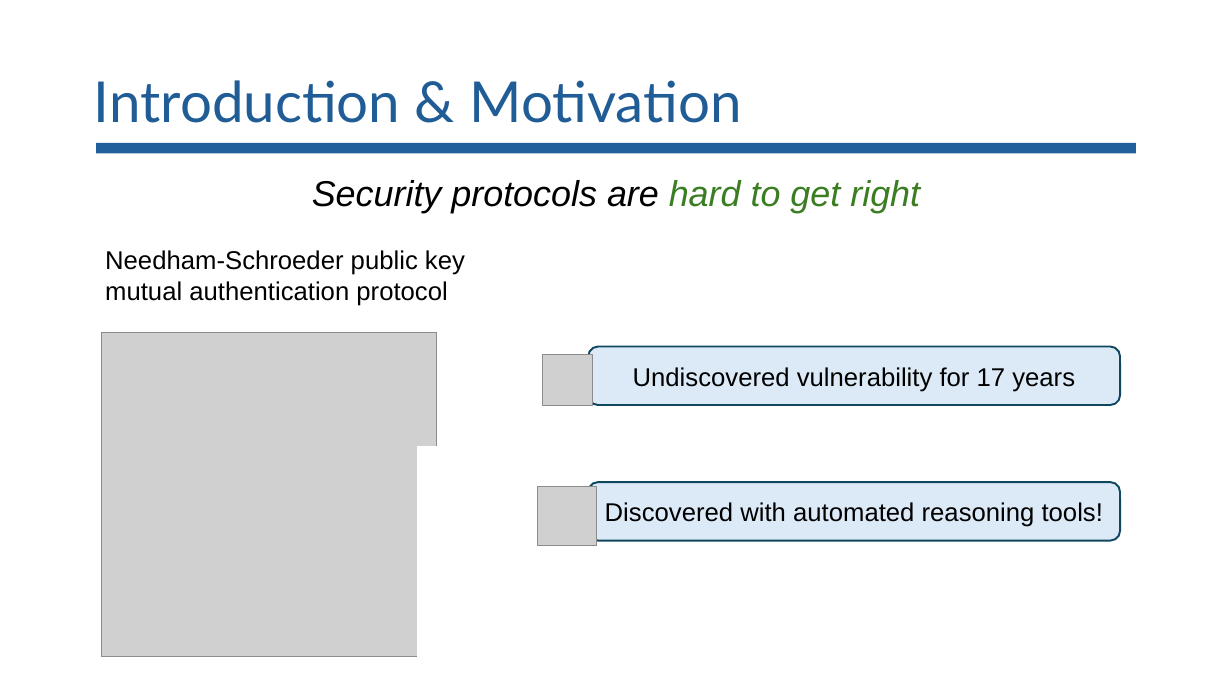
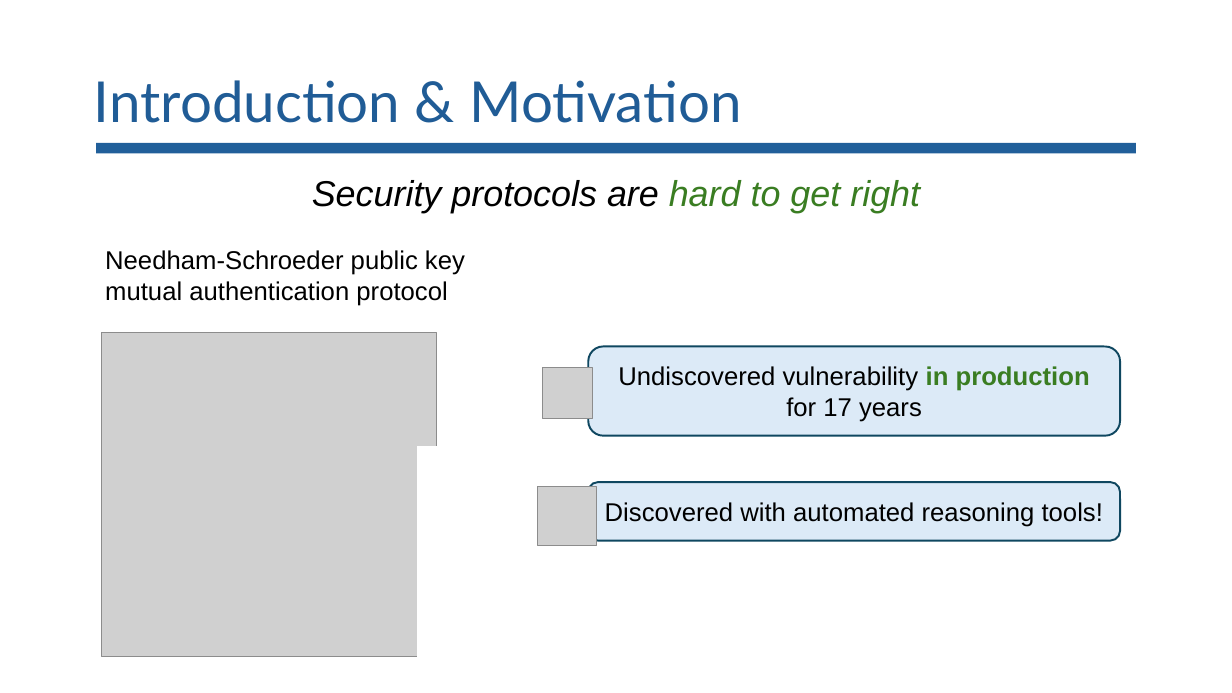
Before and after one commit to lorchrob/comp_slides, a slide deck: slide 3 of comp.pptx. Drawn at 1232x693 pixels with LibreOffice and Linux fonts; fonts in the diff are those of the drawing; grey boxes stand for pictures. Boxes give left, top, right and bottom in pixels: in the first picture for what was removed or moved away, otherwise in the second. Text is boxed around its words. In the diff, an @@ line names an element or a change of style, - is before the commit and + after.

```diff
--- a/comp.pptx
+++ b/comp.pptx
@@ rounded rectangle "Undiscovered vulnerability in production for ...": place and size @@
-rounded rectangle "Undiscovered vulnerability in production for ..." at bbox=[589, 347, 1121, 405]
+rounded rectangle "Undiscovered vulnerability in production for ..." at bbox=[589, 347, 1121, 436]
@@ picture: place and size @@
-picture at bbox=[543, 355, 592, 405]
+picture at bbox=[543, 368, 592, 418]
@@ text in rounded rectangle at bbox=[618, 366, 1090, 422]: text changed @@
-Undiscovered vulnerability for 17 years
+Undiscovered vulnerability in production for 17 years
```
Also in this commit, not shown: 55 other slides changed, 2 slides removed.
